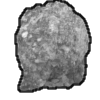
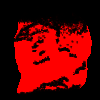
Layer changes from the first 100x100 image to the second:
added layer "mask" above "mask bg" over [14,5,92,96]
added layer "mask bg" above "line" over [0,0,100,100]
hid "line", painted on it over [14,0,92,96]
hid "Pasted Layer", painted on it over [15,0,91,95]
